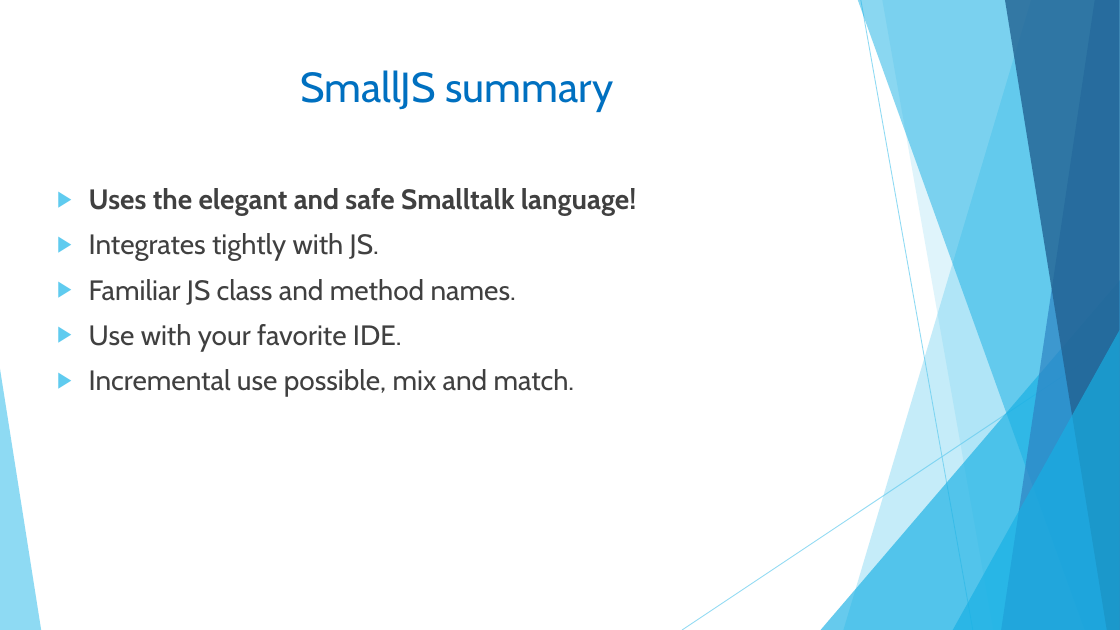
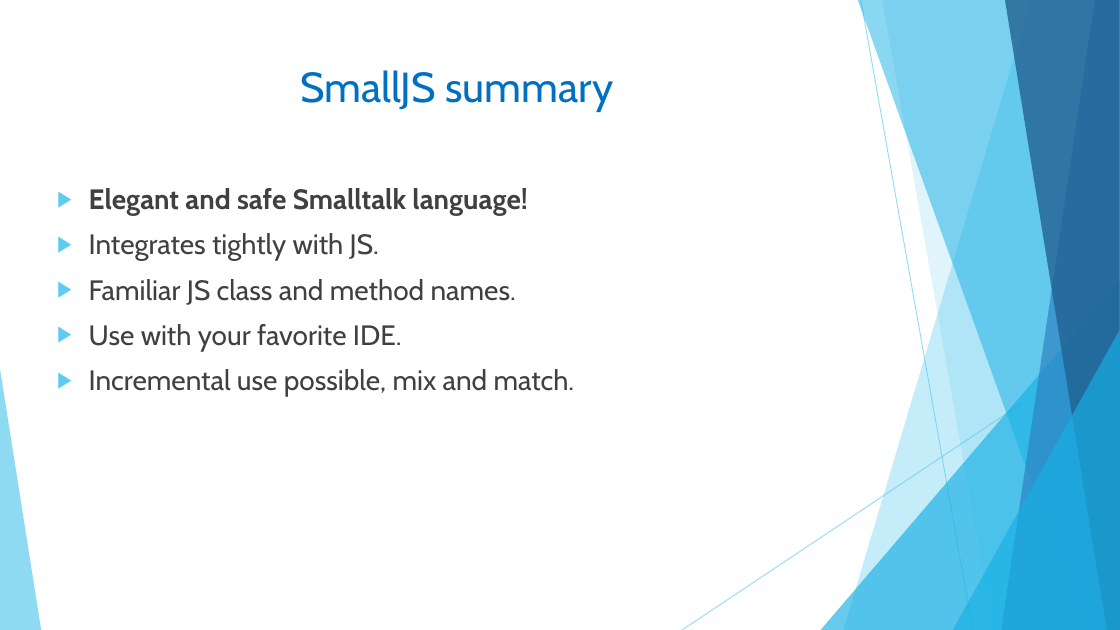
Before and after one commit to Small-JS/SmallJS, a slide deck: slide 13 of Documentation/Why_SmallJS.pptx (slide 10 before the commit). Drawn at 1120x630 pixels with LibreOffice and Linux fonts; fonts in the diff are those of the drawing. Boxes give left, top, right and bottom in pixels: in the first picture for what was removed or moved away, otherwise in the second. Text is boxed around its words. In the diff, an @@ line names an element or a change of style, - is before the commit and + after.

```diff
--- a/Documentation/Why_SmallJS.pptx
+++ b/Documentation/Why_SmallJS.pptx
@@ text at box(89, 188, 528, 216): text changed @@
-▶ Uses the elegant and safe Smalltalk language!
+▶ Elegant and safe Smalltalk language!
```
Also in this commit, not shown: 7 other slides changed, 5 slides added, 2 other files.
